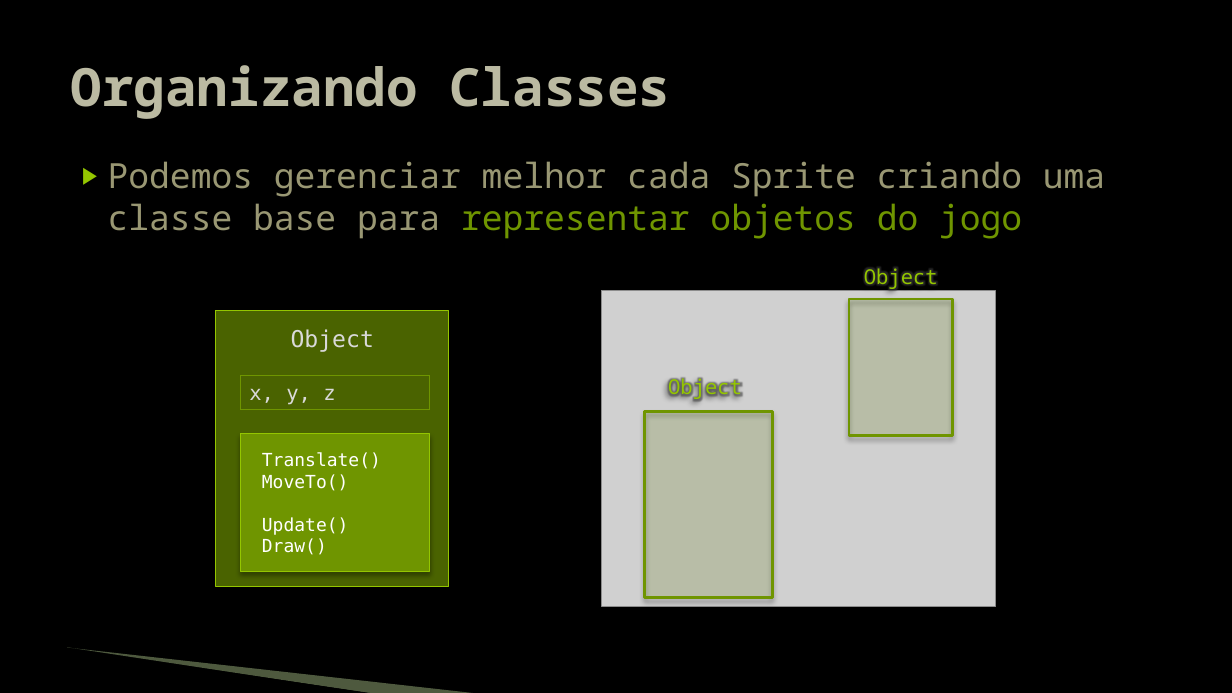
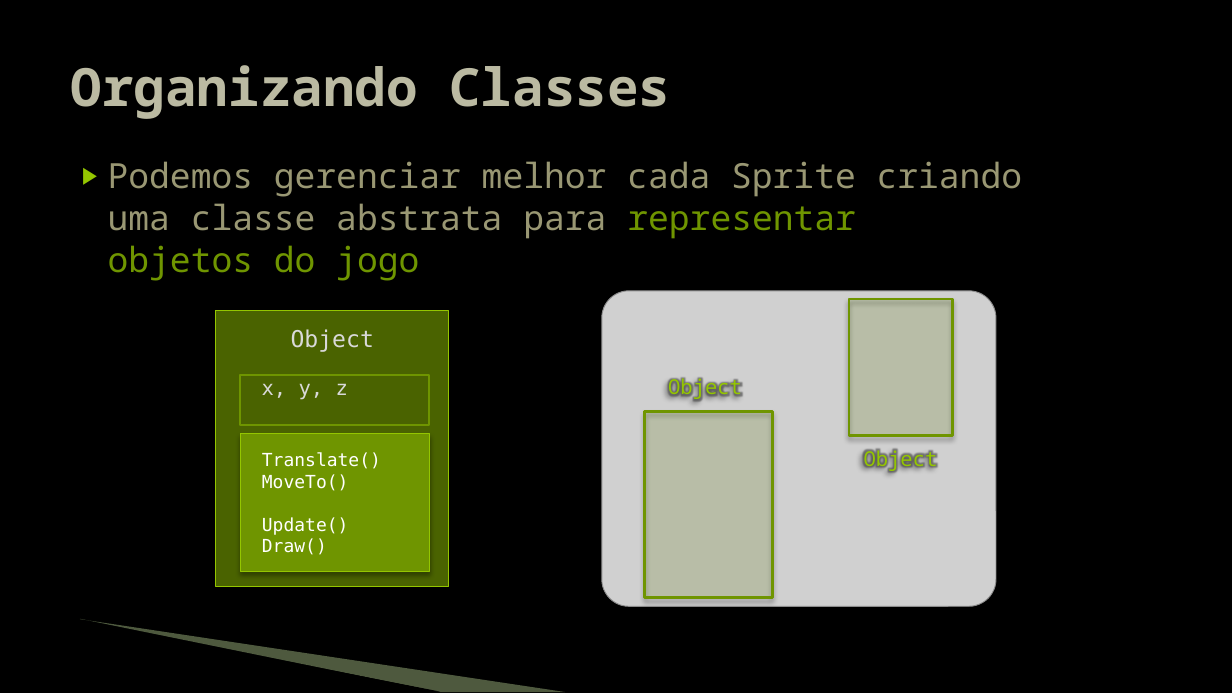
Before and after one commit to JudsonSS/Jogos, a slide deck: slide 18 of Slides/08. Desenho de Sprites.pptx. Drawn at 1232x693 pixels with LibreOffice and Linux fonts; fonts in the diff are those of the drawing; grey boxes stand for pictures; background and template pictures are left out. Boxes give left, top, right and bottom in pixels: in the first picture for what was removed or moved away, otherwise in the second. Text is boxed around its words. In the diff, an @@ line names an element or a change of style, - is before the commit and + after.

```diff
--- a/Slides/08. Desenho de Sprites.pptx
+++ b/Slides/08. Desenho de Sprites.pptx
@@ text at box(108, 161, 1023, 281): text changed @@
-▶ Podemos gerenciar melhor cada Sprite criando uma classe base para representar objetos do jogo
+▶ Podemos gerenciar melhor cada Sprite criando
+  uma classe abstrata para representar
+  objetos do jogo
@@ rectangle "x, y, z": place and size @@
-rectangle "x, y, z" at box(240, 375, 430, 409)
+rectangle "x, y, z" at box(240, 375, 430, 425)
@@ rectangle "x, y, z" at box(240, 375, 430, 425): outline #6F9400 0.75 pt to #6F9400 1.5 pt @@
@@ text "Object" rewrapped from box(864, 268, 938, 289) to box(864, 446, 938, 472) @@
@@ freeform shape: place and size @@
-freeform shape at box(66, 649, 374, 693)
+freeform shape at box(78, 621, 440, 692)
@@ freeform shape: place and size @@
-freeform shape at box(67, 648, 481, 693)
+freeform shape at box(80, 619, 566, 692)
```
Also in this commit, not shown: 19 other slides changed.
